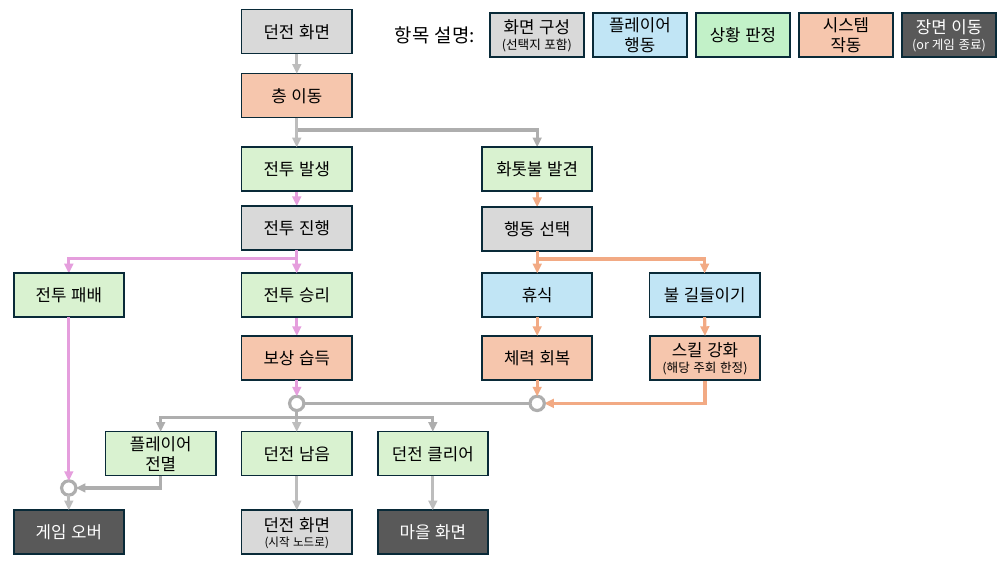
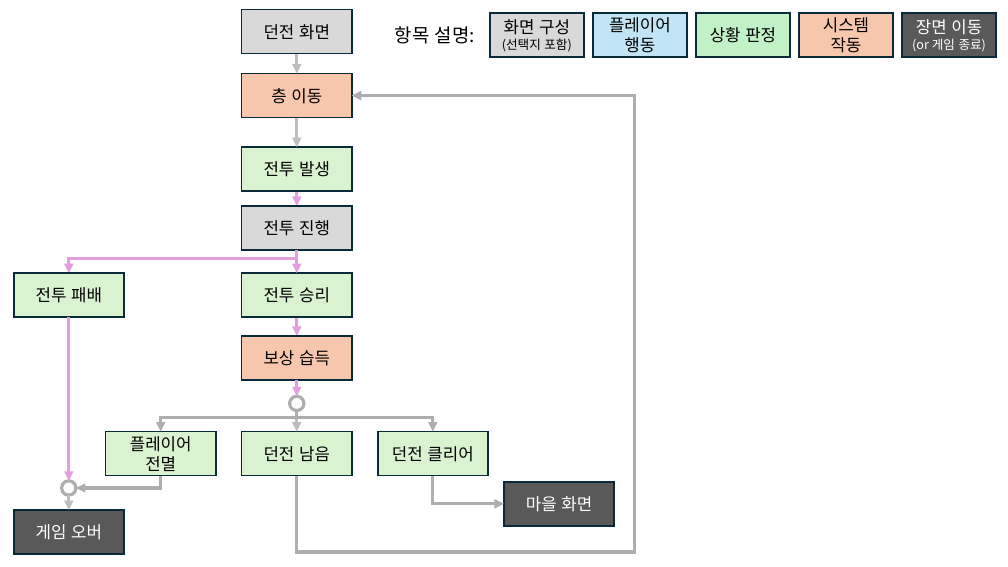
Before and after one commit to lsu0503/TextRPG_TeamProject2nd, a slide deck: slide 5 of Documents/TextRPG_와이어프레임.pptx (slide 7 before the commit). Drawn at 1008x567 pixels with LibreOffice and Linux fonts; fonts in the diff are those of the drawing. Boxes give left, top, right and bottom in pixels: in the first picture for what was removed or moved away, otherwise in the second. Text is boxed around its words. In the diff, an @@ line names an element or a change of style, - is before the commit and + after.

```diff
--- a/Documents/TextRPG_와이어프레임.pptx
+++ b/Documents/TextRPG_와이어프레임.pptx
@@ elbow arrow removed from (297, 118) to (538, 147) @@
@@ elbow arrow added from (297, 476) to (352, 95), #AEAEAE 3 pt @@
@@ rectangle removed at (482, 147, 593, 191) @@
-화톳불 발견
@@ rectangle removed at (482, 207, 593, 251) @@
-행동 선택
@@ arrow removed from (538, 191) to (538, 207) @@
@@ arrow removed from (538, 251) to (538, 273) @@
@@ elbow arrow removed from (538, 251) to (705, 273) @@
@@ rectangle removed at (482, 273, 593, 317) @@
-휴식
@@ rectangle removed at (650, 273, 760, 317) @@
-불 길들이기
@@ arrow removed from (538, 318) to (538, 336) @@
@@ arrow removed from (705, 318) to (706, 336) @@
@@ rectangle removed at (482, 336, 593, 380) @@
-체력 회복
@@ rectangle removed at (650, 336, 761, 380) @@
-스킬 강화
-(해당 주회 한정)
@@ arrow removed from (538, 380) to (538, 396) @@
@@ elbow arrow removed from (706, 380) to (544, 404) @@
@@ line removed from (304, 404) to (530, 404) @@
@@ ellipse removed at (530, 396, 544, 411) @@
@@ arrow removed from (297, 476) to (297, 510) @@
@@ arrow removed from (433, 476) to (433, 510) @@
@@ elbow arrow added from (433, 476) to (504, 504), #AEAEAE 3 pt @@
@@ rectangle "마을 화면": place and size @@
-rectangle "마을 화면" at (378, 510, 488, 554)
+rectangle "마을 화면" at (504, 482, 615, 526)
@@ rectangle removed at (242, 510, 352, 554) @@
-던전 화면
-(시작 노드로)
```
Also in this commit, not shown: 4 other slides changed, 2 slides removed, 1 other file.
